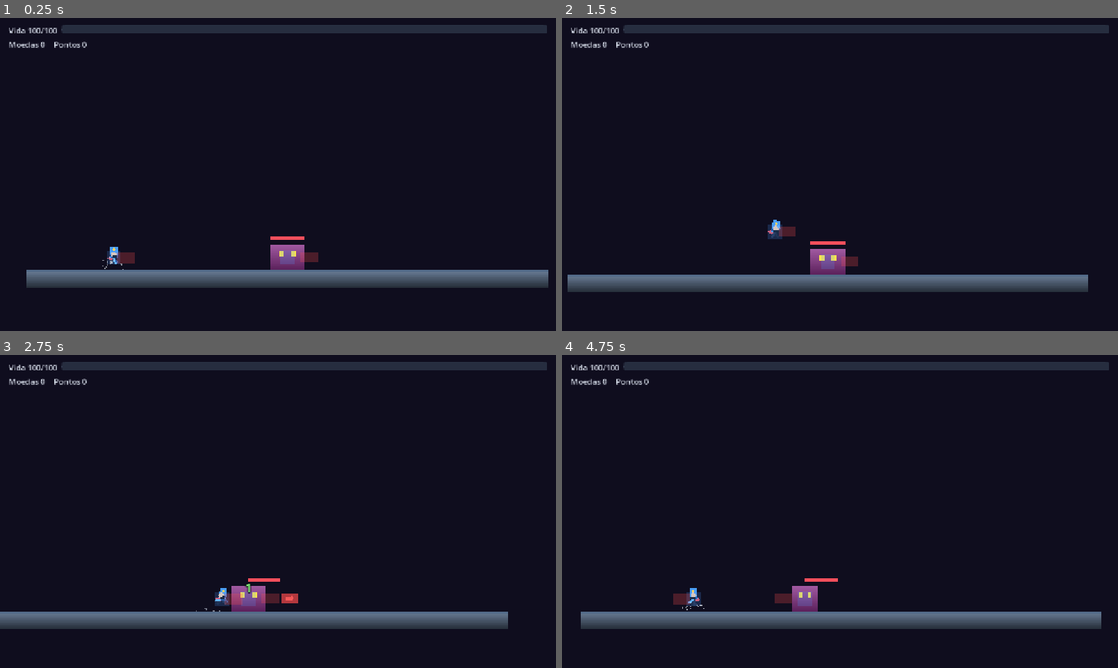
Above: before the commit, frames 1-4 (two rows, left to right).
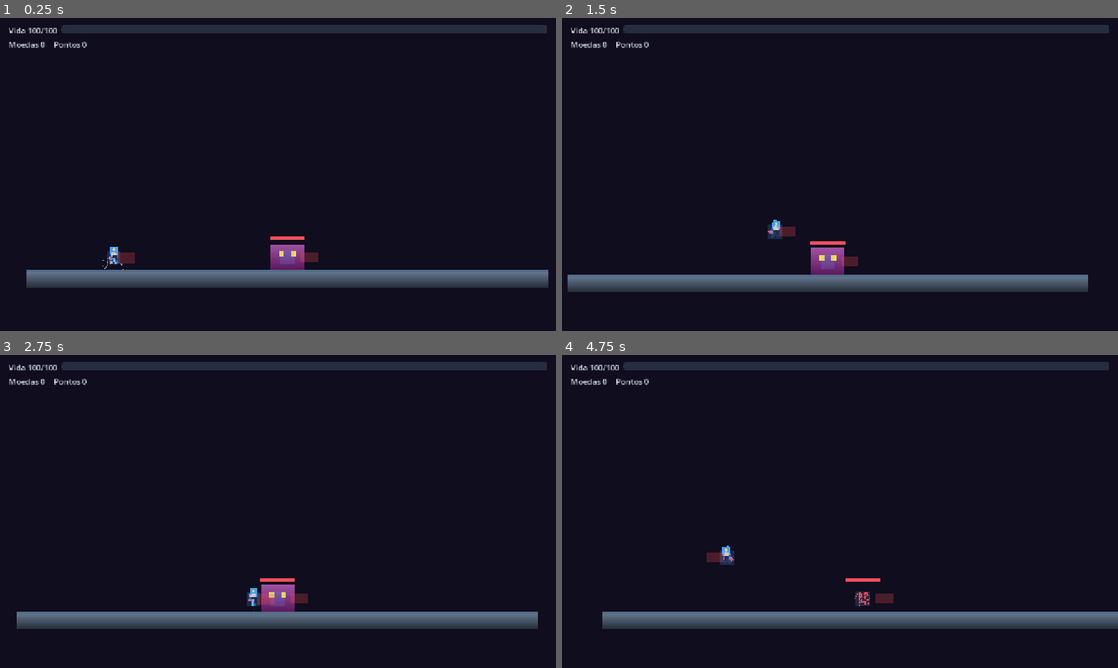
Above: after the commit, the same moments.

Repository: GuilhermeBallestrim/jogo-teste-em-godot
Game: Godot game, scene res://scenes/levels/level_04.tscn
The game is run twice, just before and just after one commit, with the same random seed, the same clock (stepped at 60 frames per second) and the same inputs. This scene is started directly instead of the project's main scene.
Inputs (mouse positions are in pixels of both pictures, inside the frame that each line leads up to):
- Up to frame 1 (0.25 s): no input
- Up to frame 2 (1.5 s): tap Enter at 0.5 s; move the mouse to (962, 158) at 0.52 s; press the mouse at (962, 158) at 0.53 s; hold D (move_right) 0.53-1.25 s; tap W (jump) at 0.77 s; tap Q (parry) at 0.8 s; release the mouse at (962, 158) at 1.25 s; drag from (728, 190) to (806, 262) at 1.27 s
- Up to frame 3 (2.75 s): move the mouse to (333, 442) at 2.02 s; press the mouse at (333, 442) at 2.03 s; hold D (move_right) from 2.03 s (still down); tap Q (parry) at 2.3 s
- Up to frame 4 (4.75 s): release D (move_right) at 2.75 s; release the mouse at (895, 442) at 2.75 s; drag from (812, 574) to (673, 464) at 2.77 s; move the mouse to (1006, 558) at 3.52 s; hold A (move_left) 3.53-4.25 s; hold E (interact) 3.53-4.25 s; tap W (jump) at 3.77 s; tap Q (parry) at 3.8 s; drag from (673, 464) to (751, 555) at 4.27 s

The runs differ from the first frame. In frame 2, less than 0.1% of the frame differs, in the area x 44-51%, y 73-82%; in frame 3, 1.6%; in frame 4, 1.7%, in the area x 3-100%, y 60-88%.

Commit message:
feat: boss fight redesenhado do zero
O boss anterior tinha FSM complexa, janela de dano restrita e a hitbox
do boss sobreposta a propria hurtbox (se auto-danificava ao entrar em
ATTACK). Recriado com design claro:

- 3 fases por vida (100-67%, 66-33%, 33-0%), cada uma com ataques proprios.
- Sempre hittable (sem estado invulneravel forcado).
- Ataques com telegraph visual (vermelho pulsante = prestes a atacar,
  verde = janela de dano).
- Slam (pulo + impacto radial), rajada de projeteis em leque, carga
  direcionada, combo na fase 3.
- Hurtbox ignora a hitbox do proprio dono (corrige auto-dano do boss
  e do player).

454 checagens verdes.

Diff:
--- a/scenes/actors/enemies/boss.gd
+++ b/scenes/actors/enemies/boss.gd
@@ -1,171 +1,361 @@
 class_name Boss
 extends Enemy
-## Boss: inimigo final com padroes de ataque.
+## Boss Redesenhado: Fases Claras, Telegraphing Visual, Fairness
 ##
-## Reusa o FSM do [Enemy] mas sobrescreve `_think` para ter estados proprios:
-## IDLE (espera), SLAM (onda de choque), BARRAGE (rajada de projeteis),
-## CHARGE (carga), VULNERABLE (janela de dano), STAGGER (recuperacao).
+## Design: 3 Fases Distintas, Sempre Hittable (exceto breves i-frames),
+## Telegraphing Visual Claro, Fases Progressivas.
 ##
-## O boss nao patrulha: fica no centro da arena e ataca. O jogador so causa
-## dano durante VULNERABLE.
+## Fase 1 (100% - 67% HP): Básico - Slam + Projéteis Simples
+## Fase 2 (66% - 34% HP): Agressivo - Charge + Barrage Múltiplo
+## Fase 3 (33% - 0% HP): Desesperado - Combo Slam + Barrage + Dash
 
 const PROJECTILE_SCENE := "res://scenes/props/projectile.tscn"
 
-@export var slam_radius := 180.0
+## Configurações Balanceadas
+@export var slam_radius := 160.0
 @export var slam_damage := 2
-@export var barrage_count := 5
-@export var charge_speed := 280.0
-
-var _pattern := 0
-var _vulnerable_timer := 0.0
-var _slam_done := false
+@export var barrage_count_phase1 := 3
+@export var barrage_count_phase2 := 5
+@export var barrage_count_phase3 := 7
+@export var charge_speed := 300.0
+@export var melee_range := 80.0
+@export var melee_damage := 3
+
+## Interno
+var _phase := 1
+var _attack_timer := 0.0
+var _next_attack := 0
+var _combo_step := 0
+
+## Estados Simplificados (herdados + VULNERABLE)
+## IDLE, ATTACK, VULNERABLE, STAGGER, DEAD
 
 func _ready() -> void:
-	body_color = Color(0.55, 0.2, 0.55)
+	body_color = Color(0.55, 0.15, 0.55)
 	super._ready()
-	max_health = 20
-	health = max_health
+
+	max_health = 35
+	health = 35
 	detect_range = 9999.0
 	forget_range = 9999.0
 	attack_range = 9999.0
 	chase_speed = 0.0
 	patrol_speed = 0.0
 	leash_radius = 0.0
-	Music.play(-10.0, &"boss")
+	contact_damage = 2
+
+	Music.play(-12.0, &"boss")
 	_set_state(State.IDLE)
 
 
-func _set_state(next: State) -> void:
-	super._set_state(next)
-	_update_boss_visual()
-
-
-func _update_boss_visual() -> void:
+func _physics_process(delta: float) -> void:
+	super._physics_process(delta)
+
+	if state == State.DEAD:
+		return
+
+	# Sempre virar para o jogador
+	if _target != null:
+		_facing = signf(_target.global_position.x - global_position.x)
+		_sprite.scale.x = absf(_sprite.scale.x) * _facing
+
+	# Atualizar visual baseado na fase/estado
+	_update_visual()
+
+
+func _update_visual() -> void:
 	match state:
 		State.IDLE:
 			_sprite.color = body_color
-		State.ATTACK, State.AIM, State.CHASE:
-			_sprite.color = body_color.lerp(Color(1.0, 0.3, 0.3), 0.5)
+			_sprite.modulate = Color.WHITE
+		State.ATTACK:
+			var pulse := 1.0 + sin(Time.get_ticks_msec() * 0.01) * 0.15
+			_sprite.color = body_color.lerp(Color(1.0, 0.2, 0.2), 0.6)
+			_sprite.modulate = Color(pulse, pulse, pulse)
 		State.VULNERABLE:
-			_sprite.color = Color(0.3, 0.9, 0.4)
+			_sprite.color = Color(0.2, 1.0, 0.4)
+			_sprite.modulate = Color.WHITE
 		State.STAGGER:
-			_sprite.color = body_color.lerp(Color(0.5, 0.5, 0.5), 0.5)
+			_sprite.color = body_color.lerp(Color(0.4, 0.4, 0.4), 0.5)
 		State.DEAD:
 			pass
 
 
 func _think(delta: float) -> void:
+	if state == State.DEAD:
+		return
+
 	match state:
 		State.IDLE:
 			_stop(delta)
-			if _state_timer >= 1.2:
-				_start_next_pattern()
+			_attack_timer += delta
+			if _attack_timer >= _get_attack_interval():
+				_start_attack()
+
 		State.ATTACK:
-			_stop(delta, 1400.0)
-			if _state_timer >= 0.1 and not _slam_done:
-				_slam_done = true
-				_do_slam()
-			if _state_timer >= 0.6:
+			if _execute_current_attack(delta):
 				_set_state(State.VULNERABLE)
-				_vulnerable_timer = 3.0
-		State.AIM:
-			_stop(delta, 900.0)
-			if _state_timer >= 0.8:
-				_do_barrage()
-				_set_state(State.VULNERABLE)
-				_vulnerable_timer = 3.0
-		State.CHASE:
-			if _target != null:
-				var to_target := _target.global_position.x - global_position.x
-				_facing = signf(to_target) if to_target != 0.0 else _facing
-				velocity.x = move_toward(velocity.x, _facing * charge_speed, 1200.0 * delta)
-			if _state_timer >= 0.7:
-				velocity = Vector2.ZERO
-				_set_state(State.VULNERABLE)
-				_vulnerable_timer = 2.5
+
 		State.VULNERABLE:
-			_stop(delta, 600.0)
-			_vulnerable_timer -= delta
-			if _vulnerable_timer <= 0.0:
-				_set_state(State.STAGGER)
+			_stop(delta, 400.0)
+			var vuln_time := 2.5 if _phase == 3 else 3.5
+			_attack_timer += delta
+			if _attack_timer >= vuln_time:
+				_attack_timer = 0.0
+				_set_state(State.IDLE)
+
 		State.STAGGER:
 			_stop(delta, 800.0)
-			if _state_timer >= 0.6:
+			if _state_timer >= 1.2:
 				_set_state(State.IDLE)
-		State.DEAD:
-			pass
-		State.PATROL:
-			pass
-
-
-func _start_next_pattern() -> void:
-	_pattern = (_pattern + 1) % 3
-	_slam_done = false
-	match _pattern:
+
+
+## ================================================================
+## SISTEMA DE ATAQUES POR FASE
+## ================================================================
+
+func _get_phase() -> int:
+	if health > max_health * 0.66:
+		return 1
+	elif health > max_health * 0.33:
+		return 2
+	return 3
+
+
+func _get_attack_interval() -> float:
+	match _phase:
+		1: return 3.0
+		2: return 2.2
+		3: return 1.5
+	return 3.0
+
+
+
+func _start_attack() -> void:
+	_phase = _get_phase()
+	_attack_timer = 0.0
+	_combo_step = 0
+
+	var attacks := _get_available_attacks()
+	if attacks.is_empty():
+		_set_state(State.VULNERABLE)
+		return
+
+	_next_attack = randi() % attacks.size()
+	_set_state(State.ATTACK)
+
+
+func _get_available_attacks() -> Array[int]:
+	match _phase:
+		1: return [0, 1]
+		2: return [0, 1, 2]
+		3: return [0, 1, 2, 3]
+	return []
+
+
+
+func _execute_current_attack(delta: float) -> bool:
+	match _next_attack:
+		0: return _do_slam(delta)
+		1: return _do_projectiles(delta)
+		2: return _do_charge(delta)
+		3: return _do_combo(delta)
+	return true
+
+
+## ================================================================
+## ATAQUE 0: GROUND SLAM (Telegraph: pulo alto + pausa)
+## ================================================================
+
+var _slam_phase := 0
+var _slam_timer := 0.0
+var _slam_done := false
+
+func _do_slam(delta: float) -> bool:
+	if _slam_phase == 0:
+		velocity.y = -650.0
+		_slam_phase = 1
+		_slam_timer = 0.0
+		return false
+
+	elif _slam_phase == 1:
+		_slam_timer += delta
+		if is_on_floor():
+			_do_slam_impact()
+			_slam_phase = 2
+			_slam_timer = 0.0
+		return false
+
+	elif _slam_phase == 2:
+		_slam_timer += delta
+		return _slam_timer >= 0.5
+
+	return true
+
+
+func _do_slam_impact() -> void:
+	ParticlePreset.spawn_burst(get_tree().current_scene, global_position, Color(1.0, 0.3, 0.3), 50)
+	Hitstop.trigger(5)
+	_camera_shake(0.8)
+
+	for node in get_tree().get_nodes_in_group("player"):
+		var body := node as Node2D
+		if body == null: continue
+		if global_position.distance_to(body.global_position) <= 180.0:
+			var dir := (body.global_position - global_position).normalized()
+			if body.has_method("apply_damage"):
+				body.call("apply_damage", 3, self, dir, 400.0)
+
+	_slam_done = true
+
+
+## ================================================================
+## ATAQUE 1: PROJÉTEIS EM LEQUE (Telegraph: levantar "braço" + brilho)
+## ================================================================
+
+var _proj_step := 0
+var _proj_timer := 0.0
+var _proj_count := 0
+
+func _do_projectiles(delta: float) -> bool:
+	if _proj_step == 0:
+		_proj_timer = 0.0
+		_proj_step = 1
+		_proj_count = _get_proj_count()
+		return false
+
+	elif _proj_step == 1:
+		_proj_timer += delta
+		if _proj_timer >= 0.8:
+			_fire_projectile(_proj_count)
+			_proj_count -= 1
+			_proj_timer = 0.0
+			if _proj_count <= 0:
+				_proj_step = 2
+		return false
+
+	elif _proj_step == 2:
+		return true
+
+	return false
+
+
+func _get_proj_count() -> int:
+	match _phase:
+		1: return 3
+		2: return 5
+		3: return 7
+	return 3
+
+
+
+func _fire_projectile(_index: int) -> void:
+	var packed := load(PROJECTILE_SCENE) as PackedScene
+	if packed == null or _target == null: return
+
+	var proj_dir := (_target.global_position - global_position).normalized()
+	var spread := 0.6
+	var angle_offset := (float(_proj_count) / 2.0 - float(_index)) * spread
+	var dir := Vector2(cos(angle_offset), sin(angle_offset)).normalized()
+
+	var layer := get_tree().current_scene
+	if layer == null: layer = self
+
+	var proj := packed.instantiate() as Node2D
+	if proj == null: return
+
+	layer.add_child(proj)
+	proj.global_position = global_position
+	if proj.has_method("launch"):
+		proj.call("launch", dir, 450.0)
+
+
+## ================================================================
+## ATAQUE 2: CHARGE (Telegraph: agachar + brilho + som)
+## ================================================================
+
+var _charge_phase := 0
+var _charge_timer := 0.0
+
+func _do_charge(delta: float) -> bool:
+	if _charge_phase == 0:
+		_charge_phase = 1
+		_charge_timer = 0.0
+		_camera_shake(0.3)
+		return false
+
+	elif _charge_phase == 1:
+		_charge_timer += delta
+		if _charge_timer >= 1.0:
+			_charge_phase = 2
+			velocity.x = _facing * charge_speed
+			_charge_timer = 0.0
+			_camera_shake(0.6)
+			return false
+
+	elif _charge_phase == 2:
+		_charge_timer += delta
+		if _charge_timer >= 0.6 or is_on_wall():
+			velocity.x = 0.0
+			return true
+		return false
+
+	return false
+
+
+## ================================================================
+## ATAQUE 3: COMBO SLAM + CHARGE (Fase 3 only)
+## ================================================================
+
+func _do_combo(delta: float) -> bool:
+	match _combo_step:
 		0:
-			_set_state(State.ATTACK)
+			if _do_slam(delta):
+				_combo_step = 1
+			return false
 		1:
-			_set_state(State.AIM)
+			if _state_timer >= 0.3:
+				_combo_step = 2
+			return false
 		2:
-			_set_state(State.CHASE)
-
-
-func _do_slam() -> void:
-	var players := get_tree().get_nodes_in_group(&"player")
-	for node in players:
+			return _do_charge(delta)
+	return false
+
+
+## ================================================================
+## UTILITÁRIOS
+## ================================================================
+
+func _camera_shake(intensity: float) -> void:
+	for node in get_tree().get_nodes_in_group("player"):
 		var body := node as Node2D
-		if body == null:
-			continue
-		if global_position.distance_to(body.global_position) <= slam_radius:
-			var direction := (body.global_position - global_position).normalized()
-			if body.has_method(&"apply_damage"):
-				body.call(&"apply_damage", slam_damage, self, direction, 300.0)
-	ParticlePreset.spawn_burst(get_tree().current_scene, global_position, body_color, 40)
-	Hitstop.trigger(4)
-	_camera_shake_for_boss()
-
-
-func _do_barrage() -> void:
-	var packed := load(PROJECTILE_SCENE) as PackedScene
-	if packed == null:
-		return
-	if _target == null:
-		return
-	for i in barrage_count:
-		var proj := packed.instantiate() as Node2D
-		if proj == null:
-			continue
-		var angle := (float(i) / float(barrage_count - 1) - 0.5) * 1.2
-		var dir := Vector2(cos(angle), sin(angle)).normalized()
-		if _target.global_position.x < global_position.x:
-			dir.x = -absf(dir.x)
-		var layer := get_tree().current_scene
-		if layer == null:
-			layer = self
-		layer.add_child(proj)
-		proj.global_position = global_position
-		if proj.has_method(&"launch"):
-			proj.call(&"launch", dir, 400.0)
+		if body == null: continue
+		var cam := body.get_node_or_null("Camera2D/CameraShake")
+		if cam != null and cam.has_method("shake_for"):
+			cam.call("shake_for", intensity)
 
 
 func _camera_shake_for_boss() -> void:
-	for node in get_tree().get_nodes_in_group(&"player"):
+	for node in get_tree().get_nodes_in_group("player"):
 		var body := node as Node2D
-		if body == null:
-			continue
-		var cam := body.get_node_or_null(^"Camera2D/CameraShake")
-		if cam != null and cam.has_method(&"shake_for"):
-			cam.call(&"shake_for", 1.0)
+		if body == null: continue
+		var cam := body.get_node_or_null("Camera2D/CameraShake")
+		if cam != null and cam.has_method("shake_for"):
+			cam.call("shake_for", 1.2)
+
+
+func _flash() -> void:
+	_sprite.modulate = Color(1.5, 1.5, 1.5)
+	var tween := create_tween()
+	tween.tween_property(_sprite, "modulate", Color.WHITE, 0.1)
 
 
 func apply_damage(amount: int, source: Node, direction: Vector2, knockback: float) -> void:
 	if state == State.DEAD:
 		return
-	if state != State.VULNERABLE:
-		_flash()
-		return
 	super.apply_damage(amount, source, direction, knockback)
-	velocity *= 0.3
+	_flash()
+	Hitstop.trigger(2)
 
 
 func _die(source: Node) -> void:
@@ -174,11 +364,12 @@
 	_hitbox.deactivate()
 	collision_layer = 0
 	velocity = Vector2.ZERO
-	GameState.add_score(500)
-	Sfx.play(&"enemy_die", -4.0)
-	ParticlePreset.spawn_burst(get_tree().current_scene, global_position, body_color, 60)
+	GameState.add_score(800)
+	Sfx.play("enemy_die", -4.0)
+	ParticlePreset.spawn_burst(get_tree().current_scene, global_position, body_color, 80)
 	died.emit(self)
+
 	var tween := create_tween()
-	tween.tween_property(_sprite, "modulate", Color(0.7, 0.7, 0.7, 0.0), 1.0)
-	tween.parallel().tween_property(_sprite, "scale", Vector2(1.5, 0.5), 1.0)
+	tween.tween_property(_sprite, "modulate", Color(0.7, 0.7, 0.7, 0.0), 1.5)
+	tween.parallel().tween_property(_sprite, "scale", Vector2(1.8, 0.3), 1.5)
 	tween.tween_callback(queue_free)
--- a/scenes/actors/enemies/mini_boss.gd
+++ b/scenes/actors/enemies/mini_boss.gd
@@ -14,4 +14,4 @@
 		(_shape.shape as RectangleShape2D).size = body_size
 	slam_radius = 120.0
 	slam_damage = 1
-	barrage_count = 3
+	barrage_count_phase1 = 3
--- a/src/combat/hurtbox.gd
+++ b/src/combat/hurtbox.gd
@@ -34,6 +34,12 @@
 	if hitbox == null or not hitbox.active:
 		return
 
+	# Ignora a hitbox do proprio dono: um corpo nao pode se acertar.
+	# Sem isto, inimigos cujo hitbox sobrepoem a hurtbox (o boss e o
+	# principal caso) se auto-danificam no instante em que a hitbox liga.
+	if hitbox.get_parent() == get_parent():
+		return
+
 	var direction := global_position.direction_to(hitbox.global_position)
 	if direction == Vector2.ZERO:
 		direction = Vector2.RIGHT
--- a/tests/test_runner.gd
+++ b/tests/test_runner.gd
@@ -1999,28 +1999,31 @@
 	var boss := arena.enemy
 	var health_before: int = boss.health
 
+	# O novo design e sempre hittable.
 	boss.call(&"apply_damage", 5, arena.player, Vector2.LEFT, 0.0)
-	_check_eq(boss.health, health_before, "boss nao toma dano fora da janela")
-
-	var entered := false
-	var last_state := ""
+	_check(boss.health < health_before, "boss toma dano")
+
+	# O boss cicla por estados (IDLE -> ATTACK -> VULNERABLE).
+	var seen := {}
 	for _i in 900:
 		await physics_frame
-		last_state = boss.state_name()
-		if last_state == "VULNERABLE":
-			entered = true
-			break
-	_check(entered, "boss entra em VULNERABLE")
-
-	if entered:
-		var h2: int = boss.health
-		boss.call(&"apply_damage", 5, arena.player, Vector2.LEFT, 0.0)
-		_check(boss.health < h2, "boss toma dano durante VULNERABLE")
+		seen[boss.state_name()] = true
+	_check(seen.has("IDLE"), "boss passa por IDLE")
+	_check(seen.has("ATTACK"), "boss passa por ATTACK")
+	_check(seen.has("VULNERABLE"), "boss passa por VULNERABLE")
+
+	# Fases: com vida cheia e fase 1.
+	var phase: int = boss.call(&"_get_phase")
+	_check_eq(phase, 1, "fase 1 com vida cheia")
+
+	# Reduzir vida para fase 2 e 3.
+	boss.health = boss.max_health / 2
+	_check_eq(boss.call(&"_get_phase"), 2, "fase 2 com metade da vida")
+	boss.health = boss.max_health / 4
+	_check_eq(boss.call(&"_get_phase"), 3, "fase 3 com um quarto da vida")
 
 	arena.dispose()
 	await process_frame
-
-
 func _test_abilities() -> void:
 	_begin("GameState: habilidades e niveis")
 
